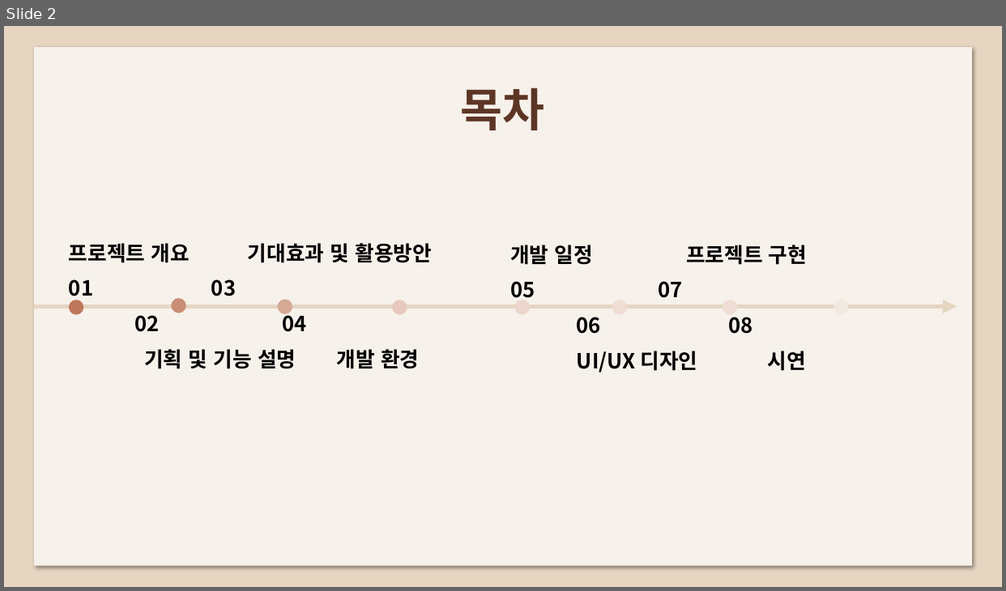
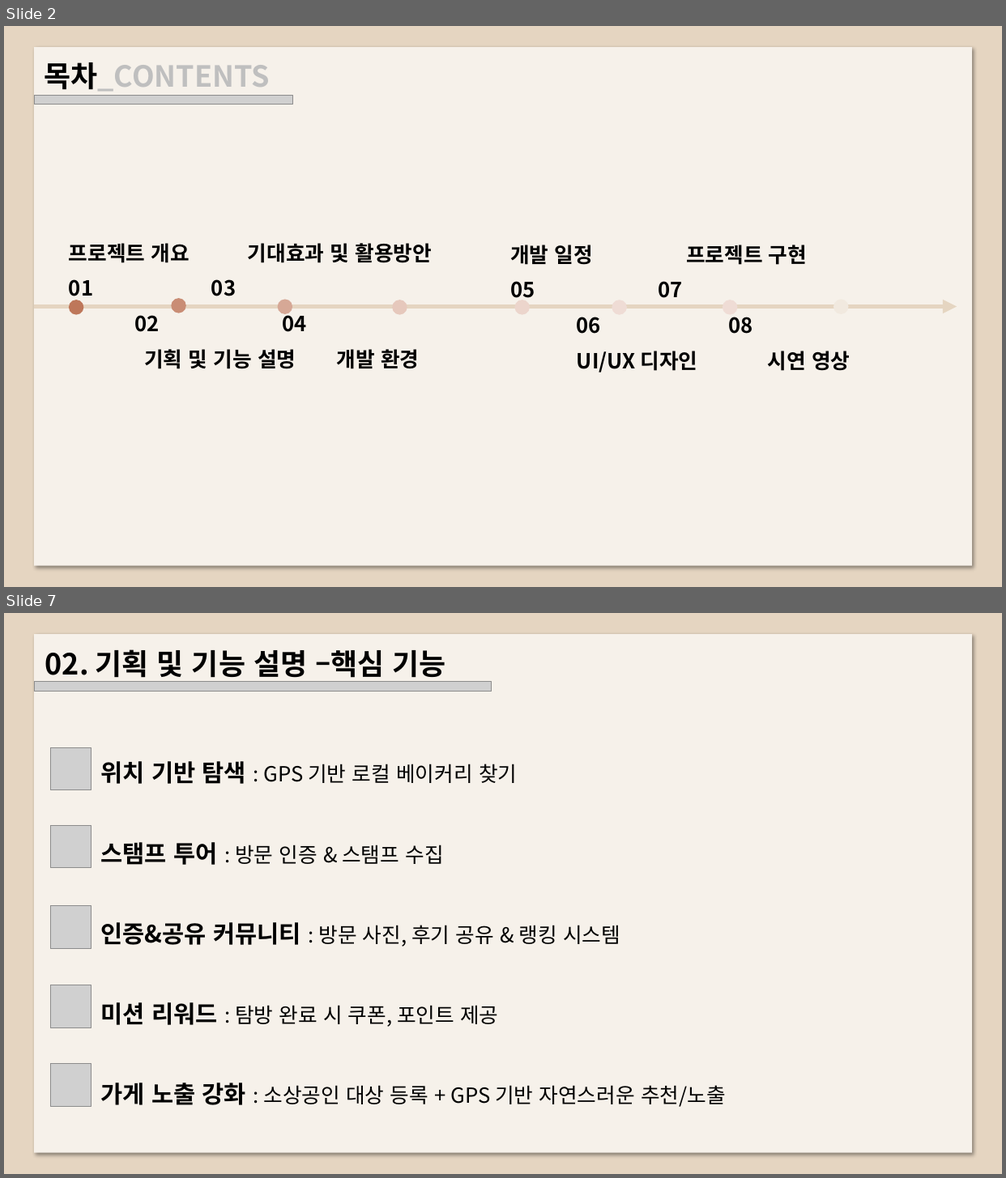
Before and after one commit to jflower52/portfolio, a slide deck: report/todayhanbbang.pptx. Shown one above the other, each under a label of ours: slide 2 before the commit, slides 2 and 7 after it; the slides between them are not shown. The pictures are 1006x591 and 1006x1178 pixels, drawn with LibreOffice and Linux fonts; fonts in the diff are those of the drawing; grey boxes stand for pictures. Boxes give left, top, right and bottom in pixels: in the first picture for what was removed or moved away, otherwise in the second. Text is boxed around its words. In the diff, an @@ line names an element or a change of style, - is before the commit and + after.

```diff
--- a/report/todayhanbbang.pptx
+++ b/report/todayhanbbang.pptx
@@ slide 7 added at box(4, 613, 1002, 1174), background #E5D5C1 @@
@@ rectangle added at box(34, 634, 972, 1152), fill #F6F1EA @@
@@ text added at box(45, 649, 445, 682), 28 pt, text #000000, bold @@
+02. 기획 및 기능 설명 –핵심 기능
@@ picture added at box(34, 681, 492, 690) @@
@@ picture added at box(50, 747, 91, 790) @@
@@ text added at box(101, 761, 726, 1107), 20 pt, text #000000 @@
+위치 기반 탐색 : GPS 기반 로컬 베이커리 찾기
+스탬프 투어 : 방문 인증 & 스탬프 수집
+인증&공유 커뮤니티 : 방문 사진, 후기 공유 & 랭킹 시스템
+미션 리워드 : 탐방 완료 시 쿠폰, 포인트 제공
+가게 노출 강화 : 소상공인 대상 등록 + GPS 기반 자연스러운 추천/노출
@@ picture added at box(50, 825, 91, 868) @@
@@ picture added at box(50, 906, 91, 949) @@
@@ picture added at box(50, 986, 91, 1029) @@
@@ picture added at box(50, 1064, 91, 1107) @@
@@ slide 2 changed as well @@
@@ text at box(44, 62, 270, 91): text changed; size 44 to 28 pt; text colour #5D3525 to #BFBFBF @@
-목차
+목차_CONTENTS
@@ picture added at box(34, 95, 292, 105) @@
@@ text at box(577, 351, 850, 373): text changed @@
-UI/UX 디자인 시연
+UI/UX 디자인 시연 영상
```
Also in this commit, not shown: 21 other slides changed, 8 other slides added, 10 slides removed, 1 other file.
